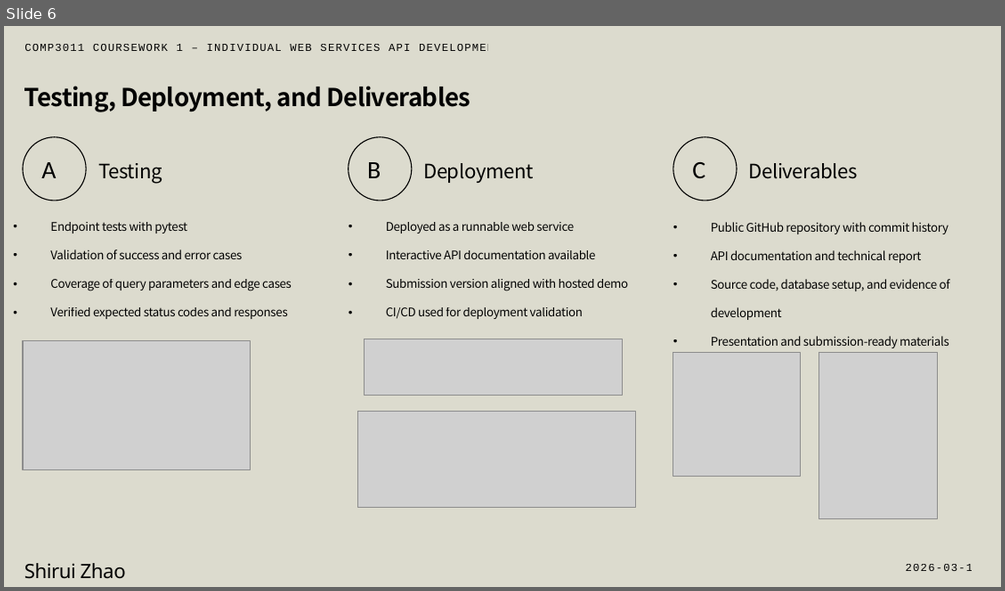
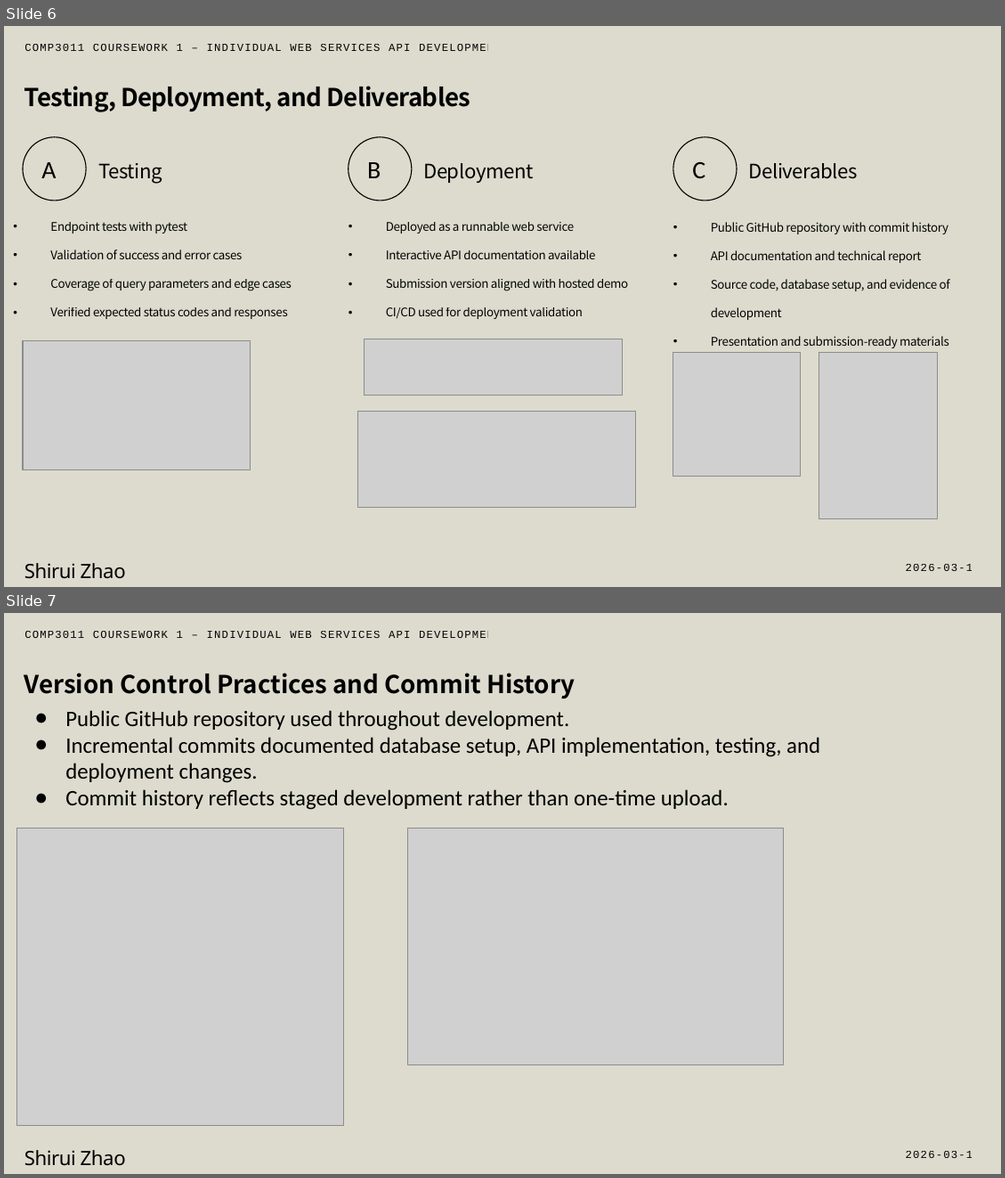
Before and after one commit to SHIRUIZHAOIILLiil/housing-api, a slide deck: docs/Housing-API.pptx. Shown one above the other, each under a label of ours: slide 6 before the commit, slides 6 and 7 after it. The pictures are 1005x591 and 1005x1178 pixels, drawn with LibreOffice and Linux fonts; fonts in the diff are those of the drawing; grey boxes stand for pictures. Boxes give left, top, right and bottom in pixels: in the first picture for what was removed or moved away, otherwise in the second. Text is boxed around its words. In the diff, an @@ line names an element or a change of style, - is before the commit and + after.

```diff
--- a/docs/Housing-API.pptx
+++ b/docs/Housing-API.pptx
@@ slide 7 added at bbox=[4, 613, 1001, 1174], background #DCDBCE @@
@@ text added at bbox=[24, 631, 502, 638], 7.8 pt, text #000000 @@
+COMP3011 COURSEWORK 1 – INDIVIDUAL WEB SERVICES API DEVELOPMENT PROJECT
@@ text added at bbox=[24, 673, 574, 698], 17.8 pt, text #000000, bold @@
+Version Control Practices and Commit History
@@ text added at bbox=[65, 710, 820, 810], 16 pt, text #000000 @@
+● Public GitHub repository used throughout development.
+● Incremental commits documented database setup, API implementation, testing, and deployment changes.
+● Commit history reflects staged development rather than one-time upload.
@@ picture added at bbox=[17, 828, 344, 1127] @@
@@ picture added at bbox=[408, 828, 784, 1065] @@
@@ text added at bbox=[24, 1150, 126, 1166], 14.2 pt, text #000000 @@
+Shirui Zhao
@@ text added at bbox=[906, 1151, 980, 1158], 7.8 pt, text #000000 @@
+2026-03-12
```
Also in this commit, not shown: 1 slide changed, 3 other slides added, 1 other file.
